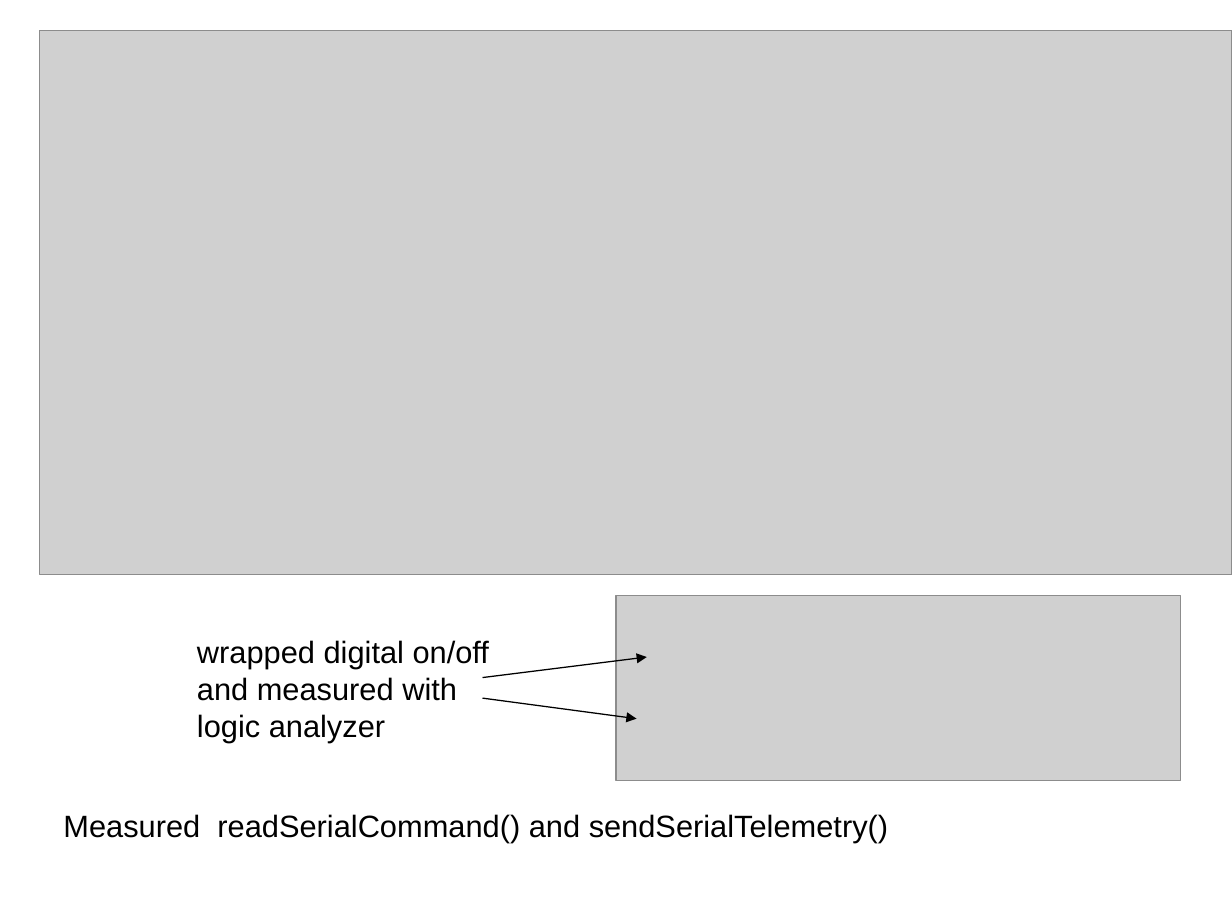
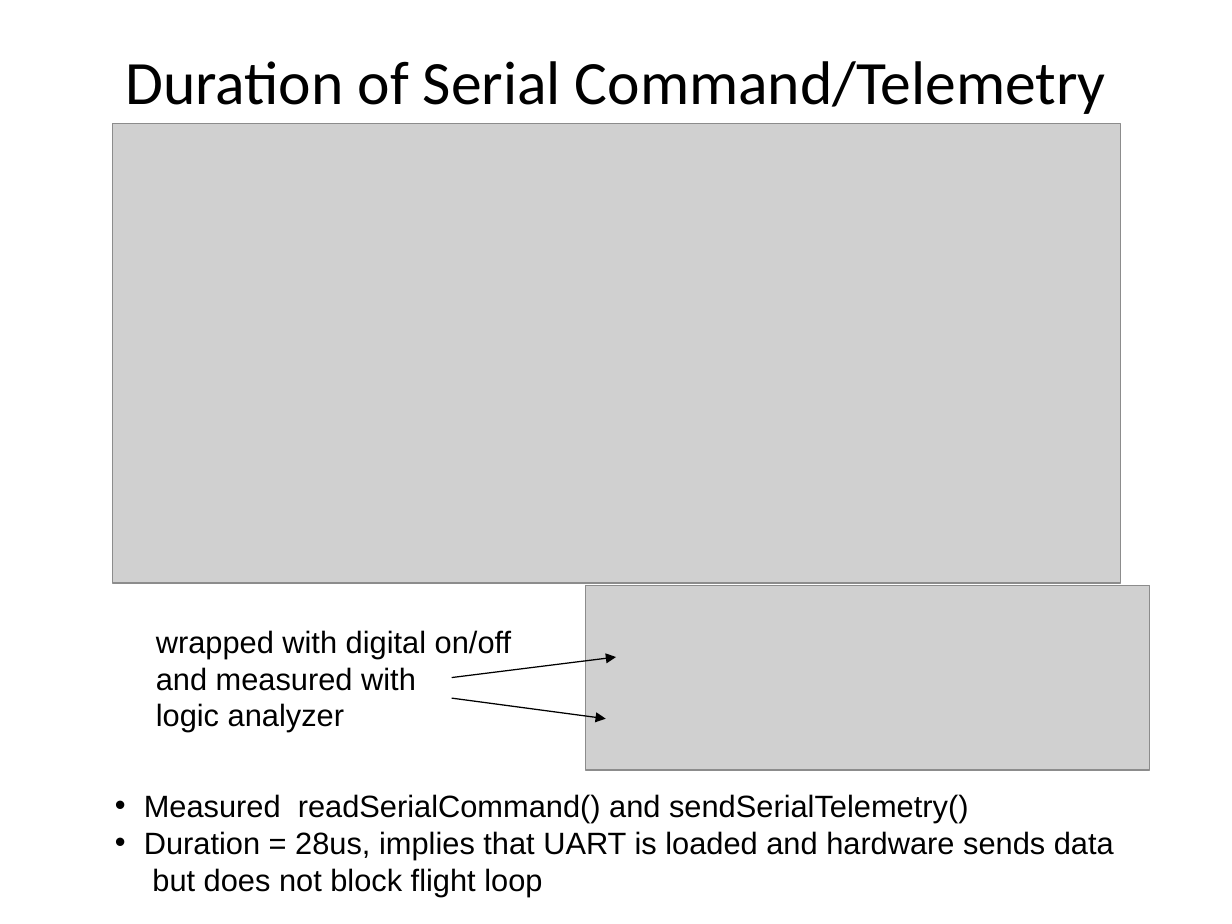
Before and after one commit to zap92/aeroquad, a slide deck: slide 12 of Documentation/Timing/TimingStudy.ppt (slide 11 before the commit). Drawn at 1232x924 pixels with LibreOffice and Linux fonts; fonts in the diff are those of the drawing; grey boxes stand for pictures. Boxes give left, top, right and bottom in pixels: in the first picture for what was removed or moved away, otherwise in the second. Text is boxed around its words. In the diff, an @@ line names an element or a change of style, - is before the commit and + after.

```diff
--- a/Documentation/Timing/TimingStudy.ppt
+++ b/Documentation/Timing/TimingStudy.ppt
@@ title added at box(125, 61, 1106, 114), 36 pt, text #000000 @@
+Duration of Serial Command/Telemetry
@@ picture: place and size @@
-picture at box(39, 31, 1232, 575)
+picture at box(113, 123, 1121, 583)
@@ picture: place and size @@
-picture at box(616, 595, 1180, 780)
+picture at box(585, 585, 1149, 770)
@@ text "wrapped with digital on/off": place and size @@
-text "wrapped with digital on/off" at box(197, 640, 489, 742)
+text "wrapped with digital on/off" at box(156, 630, 511, 732)
@@ text at box(156, 630, 511, 658): text changed @@
-wrapped digital on/off
+wrapped with digital on/off
@@ arrow moved from (483, 678) - (647, 657) to (452, 678) - (616, 657) @@
@@ arrow moved from (483, 699) - (637, 718) to (452, 699) - (606, 718) @@
@@ text added at box(144, 794, 1114, 896), 18 pt, text #000000 @@
+• Measured readSerialCommand() and sendSerialTelemetry()
+• Duration = 28us, implies that UART is loaded and hardware sends data
+  but does not block flight loop
@@ text removed at box(63, 814, 888, 843) @@
-Measured readSerialCommand() and sendSerialTelemetry()
```
Also in this commit, not shown: 6 other slides changed, 5 slides added, 4 slides removed, 1 other file.
